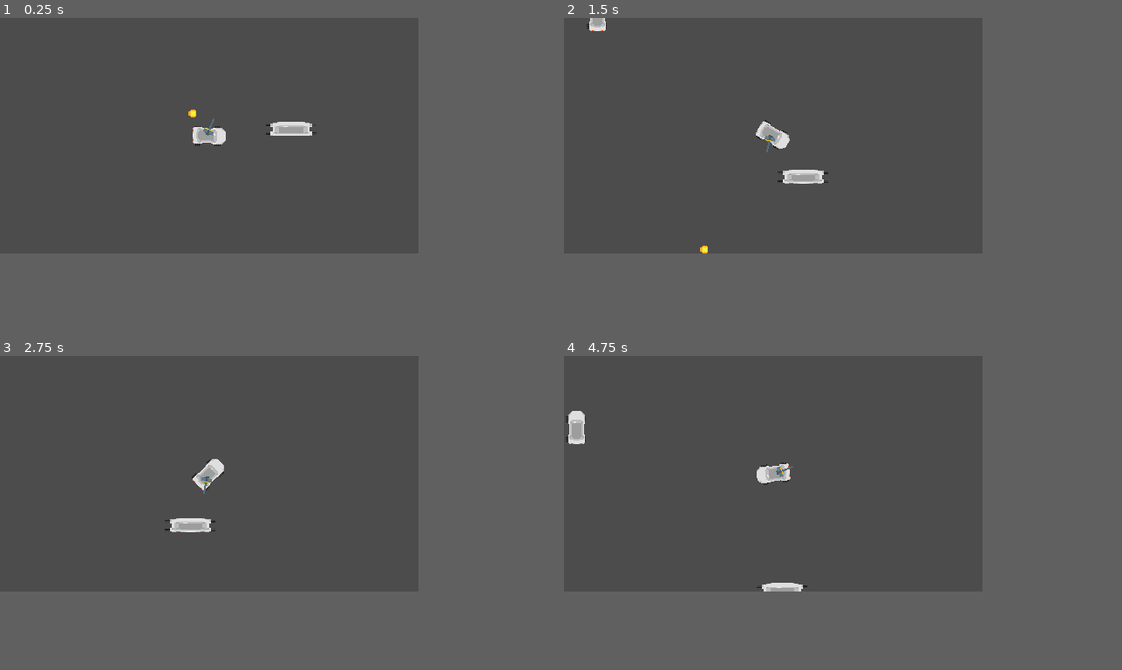
Above: before the commit, frames 1-4 (two rows, left to right).
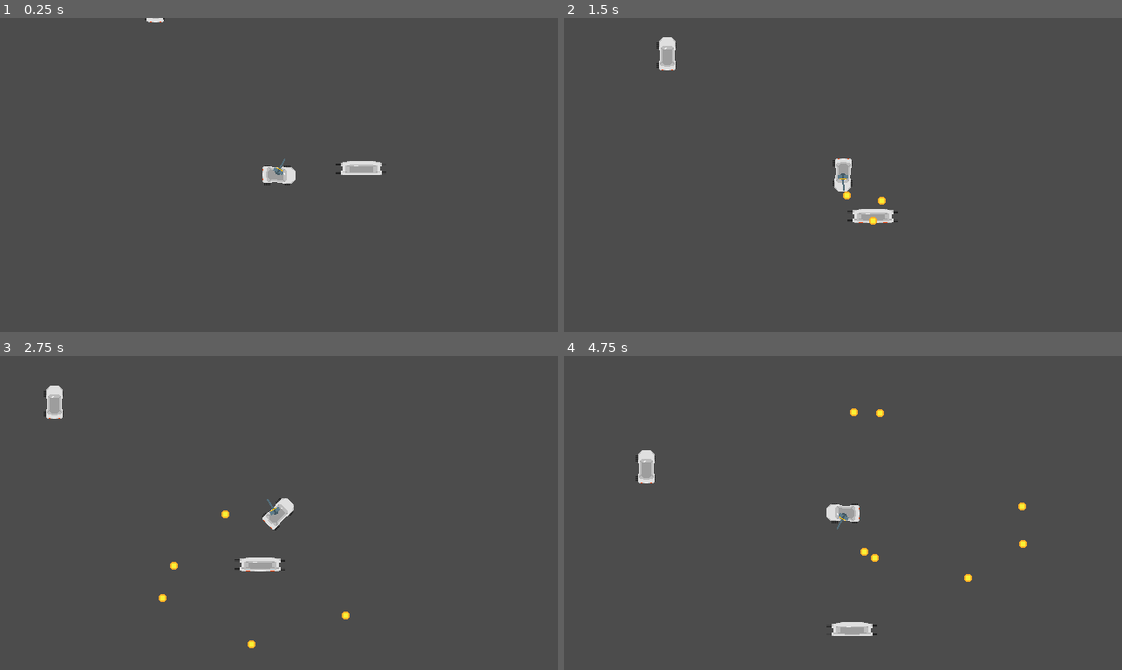
Above: after the commit, the same moments.

Repository: MaiGamesDev/Zombie-Survivor
Game: Godot game, scene res://Game.tscn
Two runs of this game, one before a commit and one after it. Both use one fixed random seed, a clock stepped at 60 frames per second and the inputs below.
Inputs (mouse positions are in pixels of both pictures, inside the frame that each line leads up to):
- Up to frame 1 (0.25 s): no input
- Up to frame 2 (1.5 s): move the mouse to (865, 124) at 0.52 s; hold D (move_right) 0.53-1.28 s; hold W (move_towards) 0.53-1.28 s; click (865, 124) at 0.67 s; move the mouse to (686, 146) at 1.27 s; hold S (move_backwards) from 1.28 s (still down); tap W (move_towards) at 1.35 s; click (686, 146) at 1.42 s
- Up to frame 3 (2.75 s): move the mouse to (251, 421) at 2.02 s; release S (move_backwards) at 2.03 s; hold D (move_right) from 2.03 s (still down); hold W (move_towards) from 2.03 s (still down); click (251, 421) at 2.17 s
- Up to frame 4 (4.75 s): move the mouse to (753, 519) at 2.77 s; release W (move_towards) at 2.78 s; tap W (move_towards) at 2.85, 4.35 s; click (753, 519) at 2.92 s; move the mouse to (898, 509) at 3.52 s; release D (move_right) at 3.53 s; hold W (move_towards) 3.53-4.28 s; hold A (move_left) from 3.53 s (still down); click (898, 509) at 3.67 s; move the mouse to (647, 437) at 4.27 s; click (647, 437) at 4.42 s
The window is 480x270 before the commit and 640x360 after it. Grey fills any space a smaller window leaves; there, only what the larger window draws over its background counts as a difference.

The runs differ from the first frame. In frame 1, 1.3% of the frame differs, in the area x 25-70%, y 0-54%; in frame 2, 1.8%; in frame 3, 1.7%; in frame 4, 1.9%, in the area x 0-83%, y 16-90%.
Error before the commit: Parse Error: Too few arguments for "load()" call. Expected at least 1. (res://Weapon.gd:14)

Commit message:
5/12 commit

Diff:
--- /dev/null
+++ b/zombiesuviver/Bullet.gd
@@ -0,0 +1,11 @@
+extends RigidBody2D
+
+var direction = Vector2.ZERO
+var speed = 0
+var time = 0
+
+func _ready():
+	linear_velocity = direction * speed
+
+	yield(get_tree().create_timer(time), "timeout")
+	queue_free()
--- /dev/null
+++ b/zombiesuviver/Bullet.tscn
@@ -0,0 +1,12 @@
+[gd_scene load_steps=3 format=2]
+
+[ext_resource path="res://bullet.png" type="Texture" id=1]
+[ext_resource path="res://Bullet.gd" type="Script" id=2]
+
+[node name="Bullet" type="RigidBody2D"]
+position = Vector2( 140, 48 )
+gravity_scale = 0.0
+script = ExtResource( 2 )
+
+[node name="Sprite" type="Sprite" parent="."]
+texture = ExtResource( 1 )
--- a/zombiesuviver/Game.tscn
+++ b/zombiesuviver/Game.tscn
@@ -1,9 +1,8 @@
-[gd_scene load_steps=14 format=2]
+[gd_scene load_steps=13 format=2]
 
 [ext_resource path="res://player.png" type="Texture" id=1]
 [ext_resource path="res://Player.gd" type="Script" id=2]
 [ext_resource path="res://player2.png" type="Texture" id=3]
-[ext_resource path="res://bullet.png" type="Texture" id=4]
 [ext_resource path="res://mg.png" type="Texture" id=5]
 [ext_resource path="res://Weapon.gd" type="Script" id=6]
 
@@ -86,7 +85,6 @@
 rotation = 1.5708
 frames = SubResource( 1 )
 animation = "move"
-frame = 1
 playing = true
 
 [node name="Camera2D" type="Camera2D" parent="Player"]
@@ -112,6 +110,12 @@
 position = Vector2( 0, -11 )
 texture = ExtResource( 5 )
 
+[node name="FirePos" type="Position2D" parent="Player/Weapon"]
+position = Vector2( 0, -21 )
+
+[node name="WeaponCool" type="Timer" parent="Player"]
+autostart = true
+
 [node name="Player2" type="Sprite" parent="."]
 position = Vector2( 253.25, 68 )
 scale = Vector2( 2.5, 0.421053 )
@@ -121,8 +125,10 @@
 position = Vector2( 17, -118 )
 texture = ExtResource( 1 )
 
-[node name="Bullet" type="RigidBody2D" parent="."]
-position = Vector2( 140, 48 )
+[node name="UILayer" type="CanvasLayer" parent="."]
 
-[node name="Sprite" type="Sprite" parent="Bullet"]
-texture = ExtResource( 4 )
+[node name="UI" type="Control" parent="UILayer"]
+margin_right = 40.0
+margin_bottom = 40.0
+
+[connection signal="timeout" from="Player/WeaponCool" to="Player" method="_on_WeaponCool_timeout"]
--- a/zombiesuviver/Player.gd
+++ b/zombiesuviver/Player.gd
@@ -15,7 +15,7 @@
 	move_and_slide(velocity)
 
 	rotate_weapon(bingbing)
-	bingbing += 10
+	bingbing += 2
 
 func get_input(delta):
 	# 움직임
@@ -40,9 +40,18 @@
 		animState.travel("idle")
 
 func rotate_player(value):
-	$Tween.interpolate_property(self, "rotation_degrees", rotation_degrees, value, 0.1,$Tween.TRANS_LINEAR, $Tween.EASE_IN)
-	$Tween.start()
+	rotation_degrees = value
 
 func rotate_weapon(value):
-	$Tween.interpolate_property($Weapon, "rotation_degrees", rotation_degrees, value, 0.1,$Tween.TRANS_LINEAR, $Tween.EASE_IN)
-	$Tween.start()
+	$Weapon.global_rotation_degrees = value
+
+func _input(event):
+	if event is InputEventMouseButton:
+		if event.button_index == BUTTON_LEFT and event.pressed:
+			$Weapon.shoot(100, 2)
+
+
+
+func _on_WeaponCool_timeout():
+	$Weapon.shoot(100, 2)
+	$WeaponCool.wait_time = 0.5
--- a/zombiesuviver/Weapon.gd
+++ b/zombiesuviver/Weapon.gd
@@ -10,6 +10,10 @@
 func _ready():
 	pass
 
-func shoot(direction, speed):
-	var bullet = load()
-	add_child()
+func shoot(speed, time):
+	var bullet = load("res://Bullet.tscn").instance()
+	bullet.position = $FirePos.global_position
+	bullet.direction = Vector2(0, -1).rotated(deg2rad(global_rotation_degrees)).normalized()
+	bullet.speed = speed
+	bullet.time = time
+	get_tree().get_root().add_child(bullet)
--- a/zombiesuviver/project.godot
+++ b/zombiesuviver/project.godot
@@ -16,8 +16,8 @@
 
 [display]
 
-window/size/width=480
-window/size/height=270
+window/size/width=640
+window/size/height=360
 window/stretch/mode="2d"
 window/stretch/aspect="keep"
 
